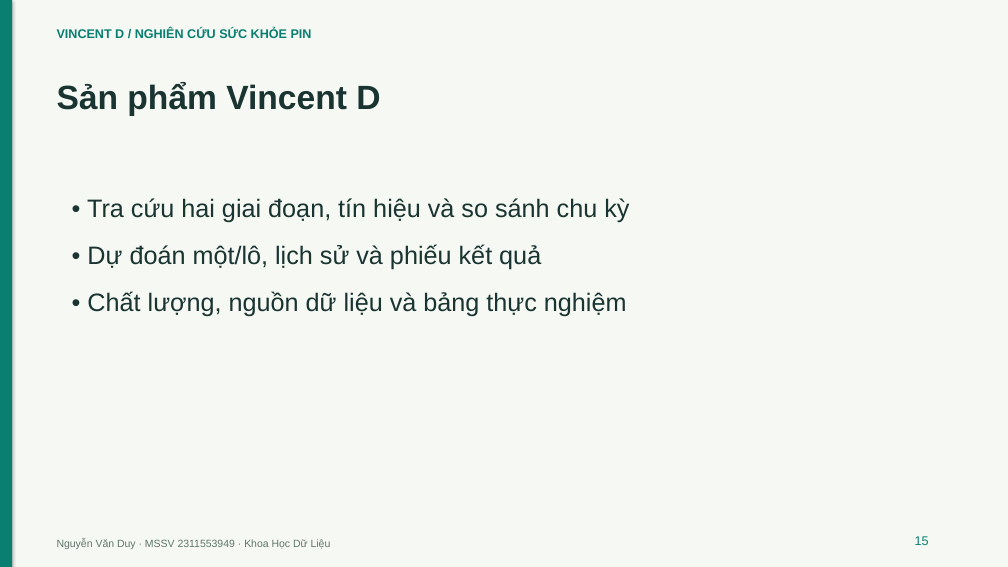
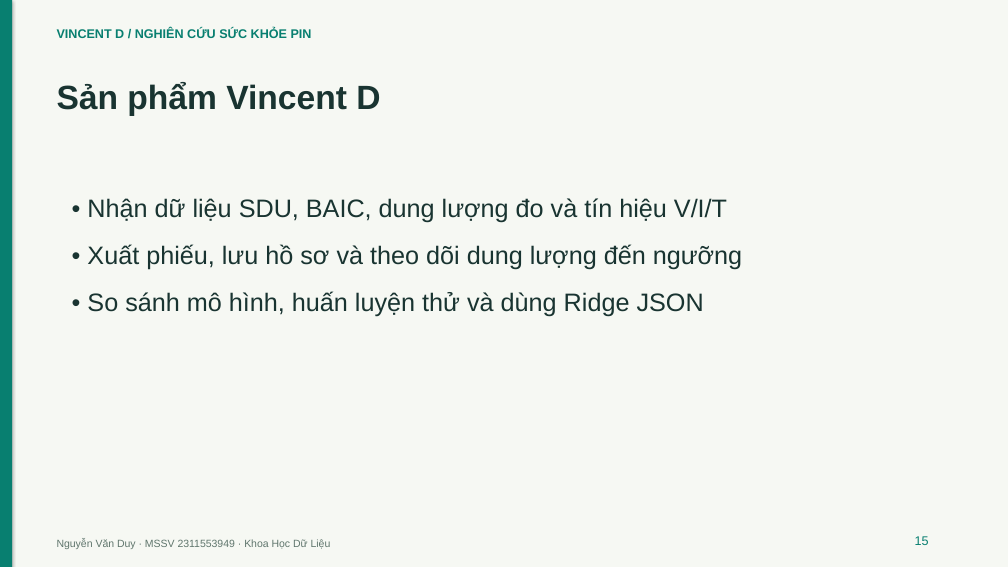
Before and after one commit to VanDuy266/KHOA-LUAN-TOT-NGHIEP, a slide deck: slide 15 of docs/slide-bao-ve.pptx. Drawn at 1008x567 pixels with LibreOffice and Linux fonts; fonts in the diff are those of the drawing. Boxes give left, top, right and bottom in pixels: in the first picture for what was removed or moved away, otherwise in the second. Text is boxed around its words. In the diff, an @@ line names an element or a change of style, - is before the commit and + after.

```diff
--- a/docs/slide-bao-ve.pptx
+++ b/docs/slide-bao-ve.pptx
@@ text at [87,198,742,317]: text changed @@
-• Tra cứu hai giai đoạn, tín hiệu và so sánh chu kỳ
-• Dự đoán một/lô, lịch sử và phiếu kết quả
-• Chất lượng, nguồn dữ liệu và bảng thực nghiệm
+• Nhận dữ liệu SDU, BAIC, dung lượng đo và tín hiệu V/I/T
+• Xuất phiếu, lưu hồ sơ và theo dõi dung lượng đến ngưỡng
+• So sánh mô hình, huấn luyện thử và dùng Ridge JSON
```
Also in this commit, not shown: 4 other slides changed, 2 slides added, 16 other files.
